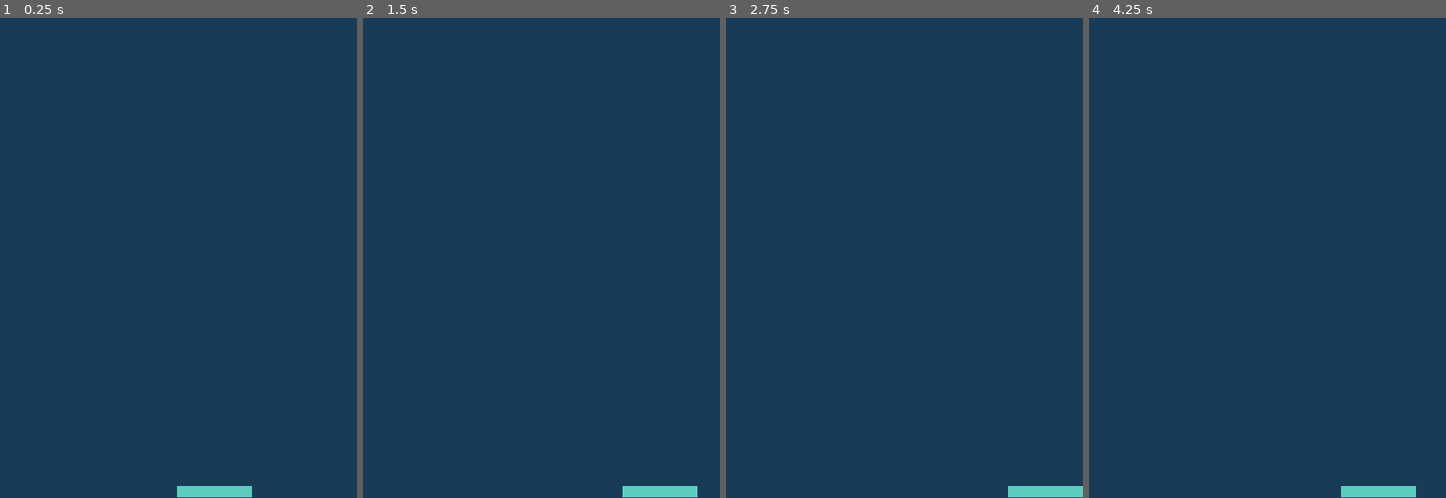
Above: before the commit, frames 1-4 (left to right).
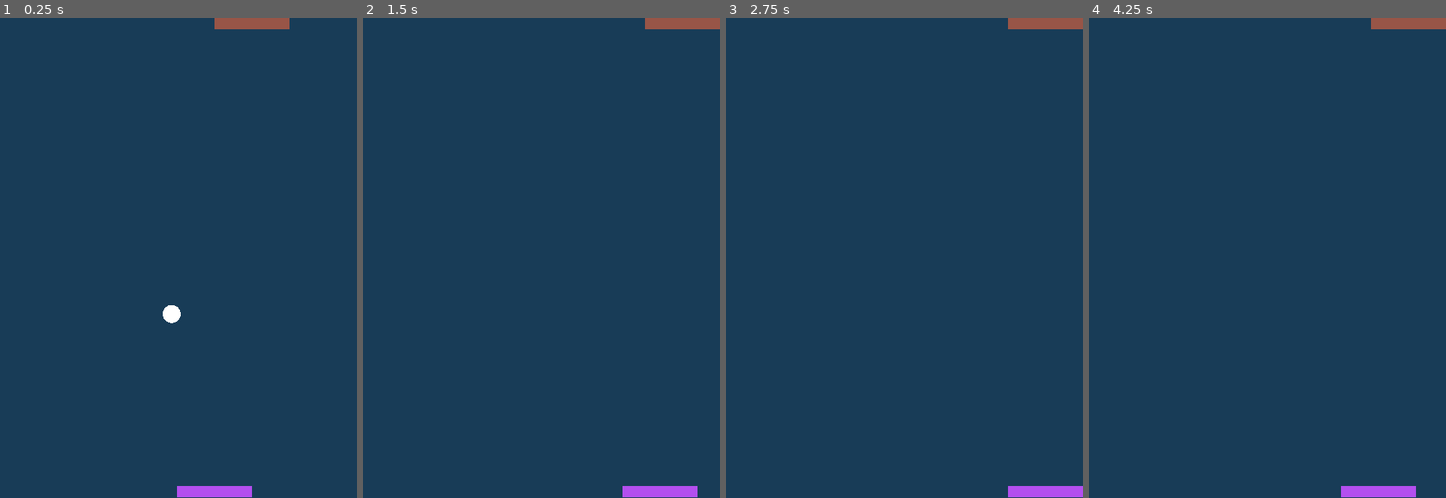
Above: after the commit, the same moments.

Repository: pozbliz/godot_pong
Game: Godot game, scene res://main.tscn
The game is run twice, just before and just after one commit, with the same random seed, the same clock (stepped at 60 frames per second) and the same inputs.
Inputs:
- Up to frame 1 (0.25 s): no input
- Up to frame 2 (1.5 s): hold Right (move_right) 0.53-1.28 s; hold Left (move_left) from 1.28 s (still down)
- Up to frame 3 (2.75 s): release Left (move_left) at 2.03 s; hold Right (move_right) from 2.03 s (still down)
- Up to frame 4 (4.25 s): tap Enter at 3.5 s; release Right (move_right) at 3.53 s; hold Left (move_left) from 3.53 s (still down)

The runs differ from the first frame. In frame 1, 1.1% of the frame differs, in the area x 45-82%, y 0-100%; in frame 2, 1.0%; in frame 3, 1.0%; in frame 4, 1.0%.

Commit message:
feat: add enemy bar and ball

Diff:
--- /dev/null
+++ b/ball.gd
@@ -0,0 +1,27 @@
+extends CharacterBody2D
+
+
+@export var enemy_speed := 300.0
+@export var ball_radius := 12
+@export var ball_color := Color.WHITE
+var direction
+
+
+func _ready() -> void:
+	direction = Vector2.ZERO
+	direction.y = 1 if randf() <= 0.5 else -1
+	direction.x = randf_range(-0.7, 0.7)
+
+func _physics_process(delta):
+	var velocity = direction.normalized() * enemy_speed
+	var collision = move_and_collide(velocity * delta)
+
+	if collision:
+		var normal = collision.get_normal()
+		direction = direction.bounce(normal).normalized()
+
+func _draw():
+	draw_circle(Vector2.ZERO, ball_radius, ball_color)
+
+func start(pos):
+	position = pos
--- /dev/null
+++ b/ball.tscn
@@ -0,0 +1,13 @@
+[gd_scene load_steps=3 format=3 uid="uid://ctskm6iqjh442"]
+
+[ext_resource type="Script" uid="uid://0w0y4nmkxu13" path="res://ball.gd" id="1_x8fbi"]
+
+[sub_resource type="CircleShape2D" id="CircleShape2D_41u45"]
+radius = 12.0
+
+[node name="Ball" type="CharacterBody2D"]
+script = ExtResource("1_x8fbi")
+metadata/_edit_group_ = true
+
+[node name="CollisionShape2D" type="CollisionShape2D" parent="."]
+shape = SubResource("CircleShape2D_41u45")
--- /dev/null
+++ b/enemy_bar.gd
@@ -0,0 +1,25 @@
+extends Node2D
+
+@export var speed := 200
+var screen_size
+var direction
+
+func _ready() -> void:
+	screen_size = get_viewport_rect().size
+	choose_new_direction()
+
+func _process(delta: float) -> void:
+	var velocity := Vector2(direction * speed, 0)
+	position += velocity * delta
+
+	var bar_size = $ColorRect.size.x
+	var max_x = Vector2(screen_size.x - bar_size, 0)
+	position = position.clamp(Vector2.ZERO, max_x)
+
+func choose_new_direction():
+	direction = 1 if randf() <= 0.5 else -1
+	await get_tree().create_timer(randf_range(1.0, 2.0)).timeout
+	choose_new_direction()
+
+func start(pos):
+	position = pos
--- /dev/null
+++ b/enemy_bar.tscn
@@ -0,0 +1,19 @@
+[gd_scene load_steps=3 format=3 uid="uid://530sjbv0u8p4"]
+
+[ext_resource type="Script" uid="uid://3g1g2l3eqn5h" path="res://enemy_bar.gd" id="1_14dic"]
+
+[sub_resource type="RectangleShape2D" id="RectangleShape2D_14dic"]
+size = Vector2(100, 15)
+
+[node name="EnemyBar" type="Area2D"]
+script = ExtResource("1_14dic")
+metadata/_edit_group_ = true
+
+[node name="ColorRect" type="ColorRect" parent="."]
+offset_right = 100.0
+offset_bottom = 15.0
+color = Color(0.597076, 0.332787, 0.276774, 1)
+
+[node name="CollisionShape2D" type="CollisionShape2D" parent="."]
+position = Vector2(50, 7.5)
+shape = SubResource("RectangleShape2D_14dic")
--- a/main.gd
+++ b/main.gd
@@ -3,9 +3,13 @@
 
 func _ready() -> void:
 	$PlayerBar.start($PlayerStartPosition.position)
+	$EnemyBar.start($EnemyStartPosition.position)
+	$Ball.start($BallStartPosition.position)
 
 func _process(delta: float) -> void:
 	pass
 
 func new_game():
 	$PlayerBar.start($PlayerStartPosition.position)
+	$EnemyBar.start($EnemyStartPosition.position)
+	$Ball.start($BallStartPosition.position)
--- a/main.tscn
+++ b/main.tscn
@@ -1,7 +1,9 @@
-[gd_scene load_steps=3 format=3 uid="uid://i1xqlobw8ubl"]
+[gd_scene load_steps=5 format=3 uid="uid://i1xqlobw8ubl"]
 
 [ext_resource type="Script" uid="uid://biap6o23nd8g5" path="res://main.gd" id="1_0xm2m"]
 [ext_resource type="PackedScene" uid="uid://bxu2ganp2ytg2" path="res://player_bar.tscn" id="2_h2yge"]
+[ext_resource type="PackedScene" uid="uid://530sjbv0u8p4" path="res://enemy_bar.tscn" id="3_h2yge"]
+[ext_resource type="PackedScene" uid="uid://ctskm6iqjh442" path="res://ball.tscn" id="4_1bvp3"]
 
 [node name="Main" type="Node"]
 script = ExtResource("1_0xm2m")
@@ -16,8 +18,15 @@
 
 [node name="PlayerBar" parent="." instance=ExtResource("2_h2yge")]
 
+[node name="EnemyBar" parent="." instance=ExtResource("3_h2yge")]
+
+[node name="Ball" parent="." instance=ExtResource("4_1bvp3")]
+
 [node name="PlayerStartPosition" type="Marker2D" parent="."]
 position = Vector2(240, 624)
 
 [node name="EnemyStartPosition" type="Marker2D" parent="."]
 position = Vector2(240, 24)
+
+[node name="BallStartPosition" type="Marker2D" parent="."]
+position = Vector2(240, 320)
--- a/player_bar.gd
+++ b/player_bar.gd
@@ -1,13 +1,13 @@
 extends Node2D
 
-@export var speed = 200
+@export var speed := 200
 var screen_size
 
 func _ready() -> void:
 	screen_size = get_viewport_rect().size
 
 func _process(delta: float) -> void:
-	var velocity = Vector2.ZERO
+	var velocity := Vector2.ZERO
 	if Input.is_action_pressed("move_right"):
 		velocity.x += 1 * speed
 	if Input.is_action_pressed("move_left"):
--- a/player_bar.tscn
+++ b/player_bar.tscn
@@ -1,12 +1,18 @@
-[gd_scene load_steps=2 format=3 uid="uid://bxu2ganp2ytg2"]
+[gd_scene load_steps=3 format=3 uid="uid://bxu2ganp2ytg2"]
 
 [ext_resource type="Script" uid="uid://uduq61dt2xlf" path="res://player_bar.gd" id="1_y0dbh"]
 
-[node name="PlayerBar" type="Node2D"]
+[sub_resource type="RectangleShape2D" id="RectangleShape2D_y0dbh"]
+size = Vector2(100, 15)
+
+[node name="PlayerBar" type="Area2D"]
 script = ExtResource("1_y0dbh")
-metadata/_edit_group_ = true
 
 [node name="ColorRect" type="ColorRect" parent="."]
 offset_right = 100.0
 offset_bottom = 15.0
-color = Color(0.356463, 0.803834, 0.745679, 1)
+color = Color(0.701041, 0.3098, 0.93525, 1)
+
+[node name="CollisionShape2D" type="CollisionShape2D" parent="."]
+position = Vector2(50, 7.5)
+shape = SubResource("RectangleShape2D_y0dbh")
Not shown, added: ball.gd.uid
Not shown, added: enemy_bar.gd.uid
